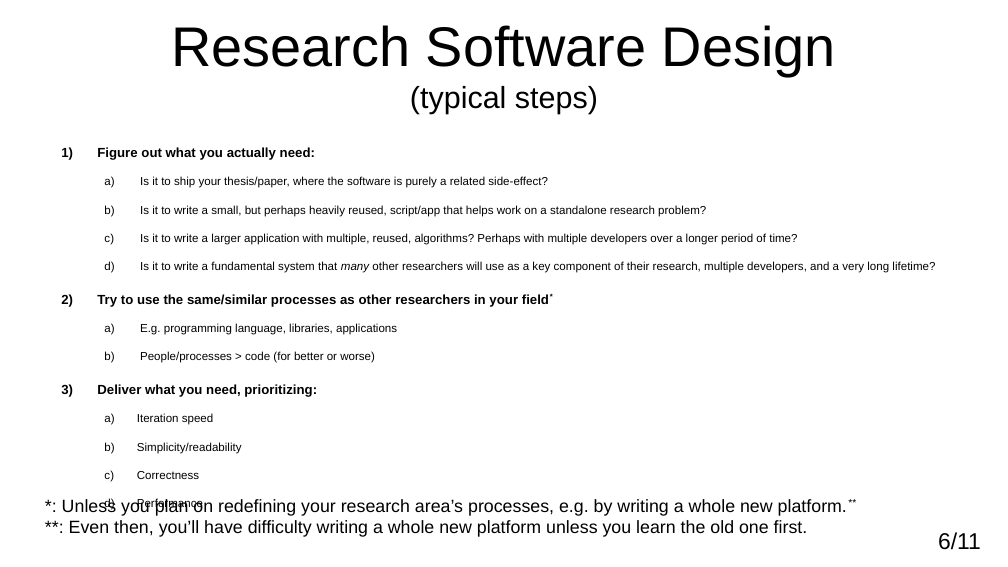
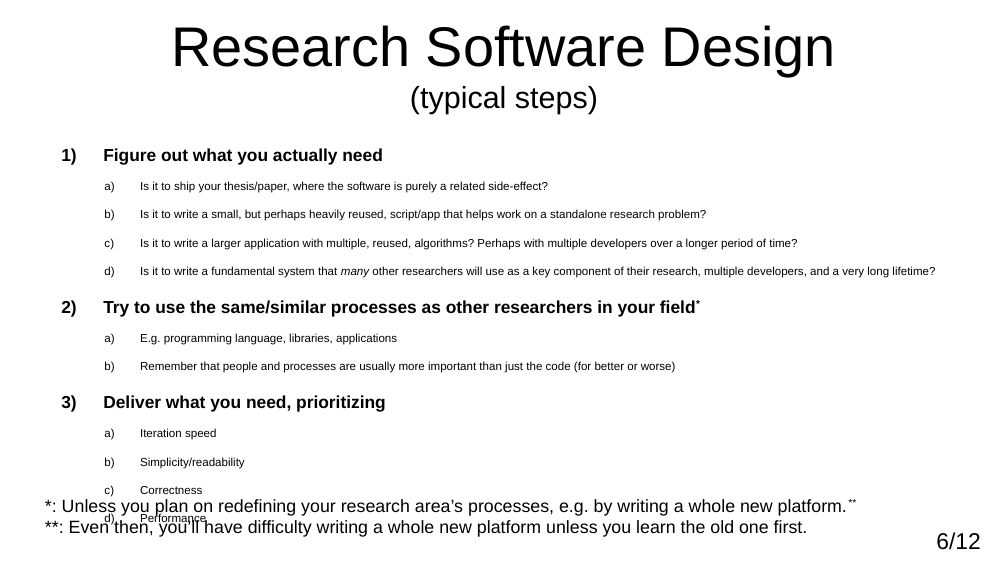
Before and after one commit to adamkewley/rse-meetups, a slide deck: slide 6 of 3_SoftwareDesign/PresentationSlides.odp. Drawn at 1008x567 pixels with LibreOffice and Linux fonts; fonts in the diff are those of the drawing. Boxes give left, top, right and bottom in pixels: in the first picture for what was removed or moved away, otherwise in the second. Text is boxed around its words. In the diff, an @@ line names an element or a change of style, - is before the commit and + after.

```diff
--- a/3_SoftwareDesign/PresentationSlides.odp
+++ b/3_SoftwareDesign/PresentationSlides.odp
@@ text at [103,148,382,165]: text changed; size 10.4 to 13.7 pt @@
-1) Figure out what you actually need:
+1) Figure out what you actually need
@@ text at [103,300,696,316]: size 10.4 to 13.7 pt in "Try to use the same/similar processes as ..." @@
@@ text at [103,361,676,412]: text changed @@
-  b) People/processes > code (for better or worse)
-3) Deliver what you need, prioritizing:
+  b) Remember that people and processes are usually more important than just the code (for better or worse)
+3) Deliver what you need, prioritizing
@@ page number at [936,532,980,550]: text changed @@
-6/11
+6/12
```
Also in this commit, not shown: 5 other slides changed, 1 slide added.
